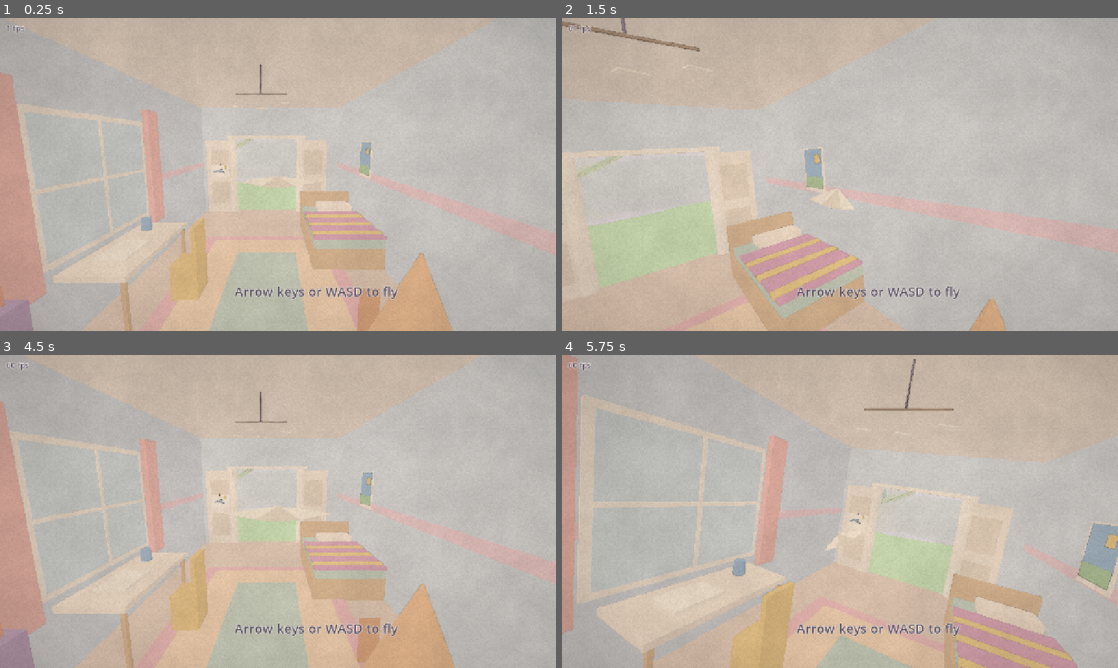
Above: before the commit, frames 1-4 (two rows, left to right).
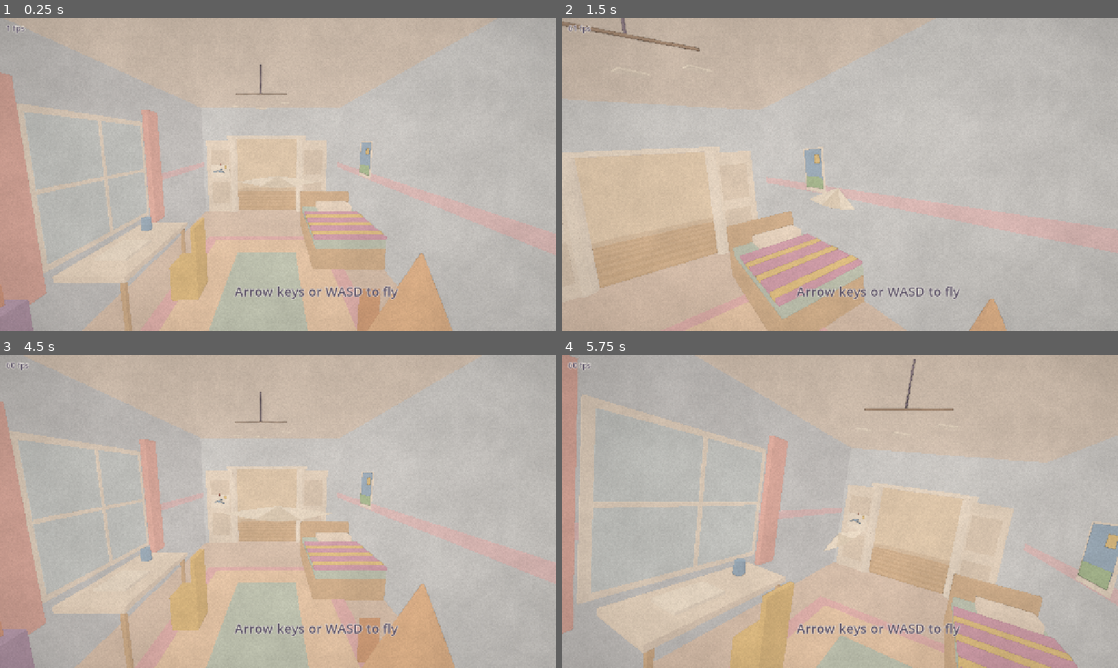
Above: after the commit, the same moments.

Repository: bartbasi/Updraft
Game: Godot game, scene res://scenes/main.tscn
Two runs of this game, one before a commit and one after it. Both use one fixed random seed, a clock stepped at 60 frames per second and the inputs below. Sound files missing from this copy of the repository are replaced by a short silence.
Inputs:
- Up to frame 1 (0.25 s): no input
- Up to frame 2 (1.5 s): hold D 0.53-1.28 s; hold S from 1.28 s (still down)
- Up to frame 3 (4.5 s): release S at 2.03 s; hold D 2.03-2.78 s; hold W 2.78-3.53 s; hold A 3.53-4.25 s; click "Fly again" at 4.25 s
- Up to frame 4 (5.75 s): hold A from 5.03 s (still down)

The runs differ from the first frame. In frame 1, 1.7% of the frame differs, in the area x 42-54%, y 38-62%; in frame 2, 6.8%, in the area x 2-28%, y 42-87%; in frame 3, 1.7%; in frame 4, 3.7%.

Commit message:
Opening section 2: the door turn onto the upper landing
The bedroom door opens onto a 13-deep upper landing; the player banks
left into the gallery. The landing's south wall angles back at 15
degrees so a late turner scrapes instead of hitting square on. Closes
the north wall from the landing to the bedroom corner.

Tests: the good line clears the door; no input ends at the landing
wall; 20 first-time pilots all make the turn and late first-timers
mostly do (scraping walls, not crashing); late full and half banks
scrape the taper without crashing; probes check the taper and north
wall collide exactly as drawn.

Reviewed by code-reviewer (blocked once on untested taper, approved).

Co-Authored-By: Claude Opus 5.5 <noreply@anthropic.com>

Diff:
--- a/scripts/course.gd
+++ b/scripts/course.gd
@@ -43,6 +43,13 @@
 ## The plane starts in the air, just thrown, heading -Z toward the door.
 const START := Vector3(100.0, 21.5, 74.5)
 const START_HEADING := 0.0
+## The upper landing outside the bedroom door, and the gallery running west from it.
+const LANDING_EAST_X := 108.5
+const LANDING_SOUTH_Z := 33.0
+const GALLERY_Z := Vector2(37.0, 46.0)  ## South and north walls (inner faces).
+## The landing's south wall angles back to the gallery's south wall along this line (x, z).
+const TAPER_FROM := Vector2(94.0, LANDING_SOUTH_Z)
+const TAPER_TO := Vector2(79.0, GALLERY_Z.x)
 
 # --- Palette (sRGB pastels) ------------------------------------------------------
 const LIVING_WALL := Color("f2e3d5")
@@ -103,6 +110,7 @@
 
 	builder = Art.Builder.new()
 	CourseUpstairs.build_bedroom(self)
+	CourseUpstairs.build_landing(self)
 	_add_mesh("Upstairs")
 
 	builder = Art.Builder.new()
--- a/scripts/course_upstairs.gd
+++ b/scripts/course_upstairs.gd
@@ -158,3 +158,57 @@
 	c.box(at + Vector3(0.1, -0.05, 0.03), Vector3(0.9, 0.12, 0.02), Color("a9c8e8"), false, Basis(Vector3.BACK, -0.25))
 	c.box(at + Vector3(0.7, 0.55, 0.03), Vector3(0.35, 0.35, 0.02), Color("f4dc9b"), false)
 	c.box(at + Vector3(0.0, 0.92, 0.03), Vector3(0.12, 0.25, 0.02), Color("f19e8f"), false)
+
+
+## Upper landing outside the bedroom door, where the player banks left into the gallery.
+## Its south wall angles away at 15 degrees so a late turner scrapes rather than crashes.
+static func build_landing(c: Course) -> void:
+	var f := Course.UP_FLOOR
+	var top := Course.UP_CEILING
+	var t := Course.IN_WALL
+	var east := Course.LANDING_EAST_X
+	var south := Course.LANDING_SOUTH_Z
+	var taper_from := Course.TAPER_FROM
+	var taper_to := Course.TAPER_TO
+	var north := Course.GALLERY_Z.y
+	# Floor and ceiling over the landing and the taper.
+	_planks(c, taper_to.x, east + t, south - t, north)
+	c.solid_span(Vector3(taper_to.x, f - 0.5, south - t), Vector3(east + t, f, north))
+	c.span(Vector3(taper_to.x, top, south - t), Vector3(east + t, top + 0.5, north), Course.CEILING_COLOR)
+	# East end wall, the landing's south wall, and the north wall from the bedroom's corner
+	# back to where the gallery starts.
+	c.span(Vector3(east, f, south - t), Vector3(east + t, top, north), GALLERY_WALL)
+	c.span(Vector3(taper_to.x, f, north), Vector3(Course.BEDROOM_MIN.x - t, top, north + t), GALLERY_WALL)
+	c.span(Vector3(taper_to.x, f, north - 0.12), Vector3(Course.BEDROOM_MIN.x - t, f + 0.6, north), Color("e8d6bc"), false)
+	c.span(Vector3(taper_from.x, f, south - t), Vector3(east + t, top, south), GALLERY_WALL)
+	# The taper: a straight wall from the landing's corner back to the gallery's south wall.
+	var along := Vector3(taper_to.x - taper_from.x, 0.0, taper_to.y - taper_from.y)
+	var length := along.length()
+	var dir := along / length
+	var inward := Vector3(dir.z, 0.0, -dir.x)
+	if inward.z < 0.0:
+		inward = -inward
+	var basis := Basis(Vector3.UP, atan2(-dir.z, dir.x))
+	var mid := Vector3((taper_from.x + taper_to.x) * 0.5, (f + top) * 0.5, (taper_from.y + taper_to.y) * 0.5) - inward * t * 0.5
+	# Lengthened only at the landing end (to seal that corner); the gallery end stops flush.
+	mid -= dir * t * 0.25
+	c.box(mid, Vector3(length + t * 0.5, top - f, t), GALLERY_WALL, true, basis)
+	c.box(mid + inward * 0.27 + Vector3(0, f + 0.3 - (f + top) * 0.5, 0), Vector3(length, 0.6, 0.04), Color("e8d6bc"), false, basis)
+	# Skirting along the landing.
+	c.span(Vector3(taper_from.x, f, south), Vector3(east, f + 0.6, south + 0.12), Color("e8d6bc"), false)
+	c.span(Vector3(east - 0.12, f, south), Vector3(east, f + 0.6, north), Color("e8d6bc"), false)
+	# A low laundry basket and a picture on the end wall; nothing tall near the turn.
+	c.cylinder(Vector3(106.6, f, 36.0), 1.0, 1.1, 1.8, Color("e9d7b6"), true, 10)
+	c.span(Vector3(105.8, f + 1.6, 35.4), Vector3(107.2, f + 2.1, 36.6), Color("a9c8e8"), false)
+	_poster(c, Vector3(east - 0.05, 19.5, 39.5), -1.0, Color("f6cfa8"), Color("f19e8f"))
+
+
+## Floor boards running along the gallery (x), between two x and two z values.
+static func _planks(c: Course, x0: float, x1: float, z0: float, z1: float) -> void:
+	var z := z0
+	var i := 0
+	while z < z1:
+		var z_next := minf(z + 1.0, z1)
+		c.span(Vector3(x0, Course.UP_FLOOR - 0.5, z), Vector3(x1, Course.UP_FLOOR, z_next), Color("e3c8a5") if i % 2 == 0 else Color("dcc09b"), false)
+		z = z_next
+		i += 1
--- a/tests/autopilot.gd
+++ b/tests/autopilot.gd
@@ -34,7 +34,11 @@
 
 ## A good line from the throw in the bedroom onward (it grows as the course is built).
 static func course_line() -> PackedVector3Array:
-	return PackedVector3Array([Course.START, Vector3(100.0, 19.6, 51.0), Vector3(100.0, 19.3, 47.0)])
+	return PackedVector3Array([
+		Course.START, Vector3(100.0, 19.6, 51.0), Vector3(100.0, 19.3, 47.0),  # down the bedroom
+		Vector3(98.4, 19.1, 43.1), Vector3(94.5, 19.0, 41.5), Vector3(90.0, 20.0, 41.5),  # the door turn
+		Vector3(80.0, 20.5, 41.5),
+	])
 
 
 ## A good line through the downstairs part, from Course.LIVING_ROOM_ENTRY.
@@ -48,6 +52,15 @@
 		Vector3(1.0, 8.0, -80.0), Vector3(0.0, 7.5, -88.0),  # out of the window
 		Vector3(0.0, 6.0, -100.0), Vector3(0.0, 2.0, -180.0),
 	])
+
+
+## A first-time player who reacts really late, so some of them turn only after the door.
+static func late_novice(p_line: PackedVector3Array, p_seed: int) -> Autopilot:
+	var pilot := novice(p_line, p_seed)
+	pilot.reaction = pilot.rng.randf_range(0.3, 0.9)
+	pilot.lookahead = pilot.rng.randf_range(1.0, 2.5)
+	pilot.lookahead_time = 0.0
+	return pilot
 
 
 ## A first-time player: late, wobbly and a bit heavy-handed.
--- a/tests/test_opening.gd
+++ b/tests/test_opening.gd
@@ -159,3 +159,135 @@
 			check(space.intersect_shape(probe).is_empty(), "nothing to hit just outside the tent (height %.1f, %d deg)" % [h, int(rad_to_deg(a))])
 			probe.transform = Transform3D(Basis.IDENTITY, axis + Vector3(0.0, h, 0.0) + dir * (reach + PaperPlane.RADIUS - 0.15))
 			check(not space.intersect_shape(probe).is_empty(), "but the tent itself is solid (height %.1f, %d deg)" % [h, int(rad_to_deg(a))])
+
+
+func _flight_through_turn(pilot: Callable, seconds: float) -> Dictionary:
+	var game := _game(pilot)
+	var plane := game.get_node("Plane") as PaperPlane
+	var result := {"bumps": 0, "crashed": false, "turned": false, "plane": plane}
+	plane.bumped.connect(func(_s: float) -> void: result["bumps"] += 1)
+	await _until_released(plane)
+	var frames := 0
+	while frames < int(seconds * 60.0) and not plane.is_ended():
+		await tree.physics_frame
+		frames += 1
+		if plane.global_position.x < 85.0 and plane.global_position.z < Course.GALLERY_Z.y:
+			result["turned"] = true
+			break
+	result["crashed"] = plane.model.crashed
+	return result
+
+
+func test_scripted_turn_clears_the_doorway() -> void:
+	var pilot := Autopilot.new(Autopilot.course_line())
+	var r := await _flight_through_turn(pilot.fly, 12.0)
+	check(r["turned"], "the good line makes the turn into the gallery")
+	check(r["bumps"] == 0 and not r["crashed"], "without touching anything (%d bumps)" % r["bumps"])
+
+
+func test_flying_straight_on_ends_at_the_landing_wall() -> void:
+	var r := await _flight_through_turn(func(_p: PaperPlane) -> Vector2: return Vector2.ZERO, 15.0)
+	var plane: PaperPlane = r["plane"]
+	check(not r["turned"], "no input means no turn")
+	check(plane.is_ended() and plane.model.crashed, "the run ends at the landing wall instead of getting stuck")
+	check(absf(plane.global_position.z - (Course.LANDING_SOUTH_Z + PaperPlane.RADIUS)) < 0.2, "right at the landing's wall (z %.2f)" % plane.global_position.z)
+
+
+func test_most_first_time_pilots_make_the_turn() -> void:
+	var made_it := 0
+	var runs := 20
+	for i in runs:
+		var pilot := Autopilot.novice(Autopilot.course_line(), i + 100)
+		var r := await _flight_through_turn(pilot.fly, 12.0)
+		if r["turned"] and not r["crashed"]:
+			made_it += 1
+		await cleanup()
+	print("        novices through the turn: %d/%d" % [made_it, runs])
+	check(made_it >= int(runs * 0.6), "a first-time player gets through the door turn most of the time (%d/%d)" % [made_it, runs])
+
+
+func _probe(game: Node, at: Vector3) -> bool:
+	var space := (game as Node3D).get_world_3d().direct_space_state
+	var query := PhysicsShapeQueryParameters3D.new()
+	var ball := SphereShape3D.new()
+	ball.radius = PaperPlane.RADIUS
+	query.shape = ball
+	query.collision_mask = PaperPlane.WORLD_LAYER
+	query.transform = Transform3D(Basis.IDENTITY, at)
+	return not space.intersect_shape(query).is_empty()
+
+
+func test_taper_wall_collides_exactly_as_drawn() -> void:
+	var game := _game()
+	await physics_frames(2)
+	var a := Course.TAPER_FROM
+	var b := Course.TAPER_TO
+	var dir := Vector2(b.x - a.x, b.y - a.y).normalized()
+	var inward := Vector3(dir.y, 0.0, -dir.x)
+	if inward.z < 0.0:
+		inward = -inward
+	for i in range(1, 10):
+		var on_line := Vector3(lerpf(a.x, b.x, i / 10.0), 0.0, lerpf(a.y, b.y, i / 10.0))
+		for y in [14.0, 19.0, 24.0]:
+			var face := on_line + Vector3(0.0, y, 0.0)
+			check(not _probe(game, face + inward * (PaperPlane.RADIUS + 0.06)), "clear just in front of the taper at %s" % [face])
+			check(_probe(game, face + inward * (PaperPlane.RADIUS - 0.1)), "solid at the taper's face at %s" % [face])
+
+
+func test_north_wall_has_no_gaps() -> void:
+	var game := _game()
+	await physics_frames(2)
+	var x := Course.TAPER_TO.x + 0.5
+	while x < Course.LANDING_EAST_X:
+		var in_door := x > Course.BEDROOM_DOOR_X.x - 1.0 and x < Course.BEDROOM_DOOR_X.y + 1.0
+		if not in_door:
+			for y in [14.0, 19.5, 25.0]:
+				check(_probe(game, Vector3(x, y, Course.GALLERY_Z.y + 0.05)), "the north wall is solid at x %.1f, y %.1f" % [x, y])
+		x += 1.0
+
+
+func test_late_turns_scrape_the_taper_but_do_not_crash() -> void:
+	# Late turners: half bank starting after the door, or full bank starting later still.
+	for setup in [[0.5, 46.0, 6.5], [0.5, 44.0, 6.5], [1.0, 40.0, 6.5], [0.5, 46.0, 9.0]]:
+		var bank: float = setup[0]
+		var start_z: float = setup[1]
+		var speed: float = setup[2]
+		var game := _game(func(p: PaperPlane) -> Vector2: return Vector2(0.0, -bank if p.global_position.z < start_z and p.model.heading < PI / 2.0 - 0.05 else 0.0))
+		var plane := game.get_node("Plane") as PaperPlane
+		plane.launch(Vector3(100.0, 19.5, 52.0), 0.0)  # near the door, so the speed is the speed at the turn
+		var taper_bumps := [0]
+		plane.bumped.connect(func(_s: float) -> void:
+			if plane.global_position.x < Course.TAPER_FROM.x + 0.5:
+				taper_bumps[0] += 1)
+		await _until_released(plane)
+		plane.model.velocity = Vector3(0.0, 0.0, -speed)
+		var through := false
+		var frames := 0
+		while frames < 600 and not plane.is_ended():
+			await tree.physics_frame
+			frames += 1
+			if plane.global_position.x < 85.0:
+				through = true
+				break
+		var label := "bank %.1f from z < %.0f at %.1f u/s" % [bank, start_z, speed]
+		check(taper_bumps[0] >= 1, "%s: scrapes the angled wall (%d bumps)" % [label, taper_bumps[0]])
+		check(not plane.model.crashed and through, "%s: and carries on into the gallery" % label)
+		await cleanup()
+
+
+func test_late_first_time_pilots_mostly_make_the_turn() -> void:
+	var made_it := 0
+	var scraped := 0
+	var runs := 20
+	for i in runs:
+		var pilot := Autopilot.late_novice(Autopilot.course_line(), i + 300)
+		var r := await _flight_through_turn(pilot.fly, 15.0)
+		# Made it = didn't crash: through the turn, or still flying after a scrape when time ran out.
+		if not r["crashed"] and (r["turned"] or not (r["plane"] as PaperPlane).is_ended()):
+			made_it += 1
+		if int(r["bumps"]) > 0:
+			scraped += 1
+		await cleanup()
+	print("        late first-timers through the turn: %d/%d (%d scraped a wall)" % [made_it, runs, scraped])
+	check(made_it >= int(runs * 0.6), "late first-time players still get through most of the time (%d/%d)" % [made_it, runs])
+	check(scraped >= 2, "and some of them really are late (%d scraped a wall)" % scraped)
